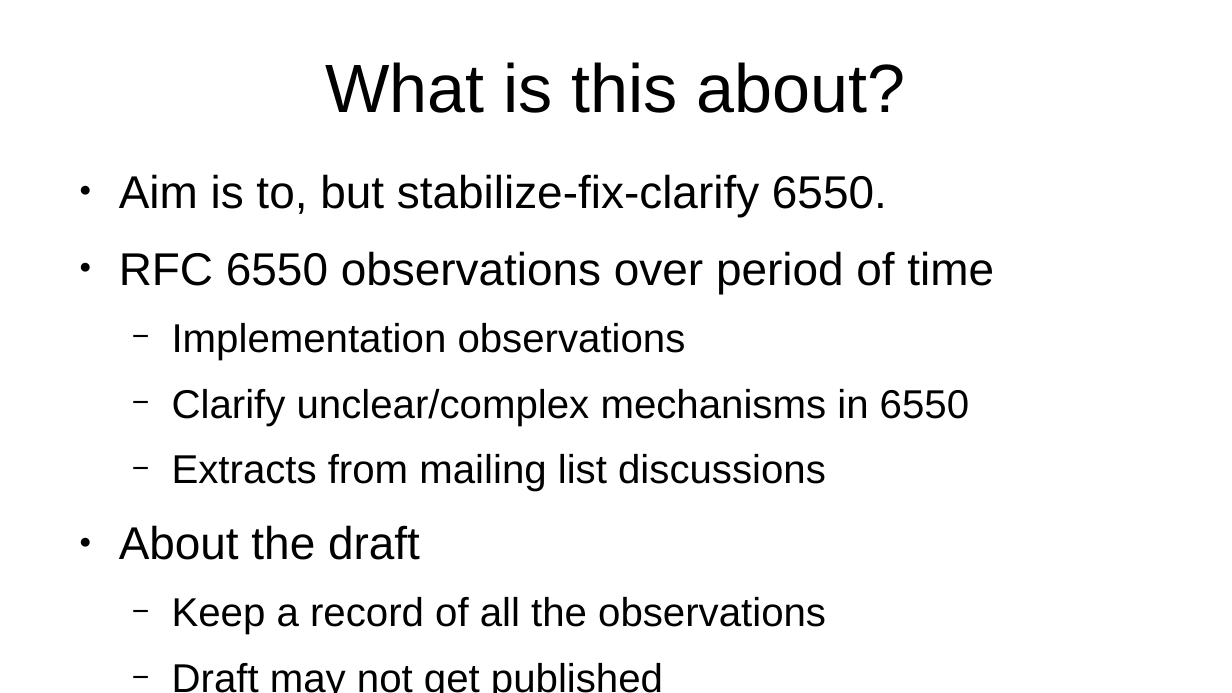
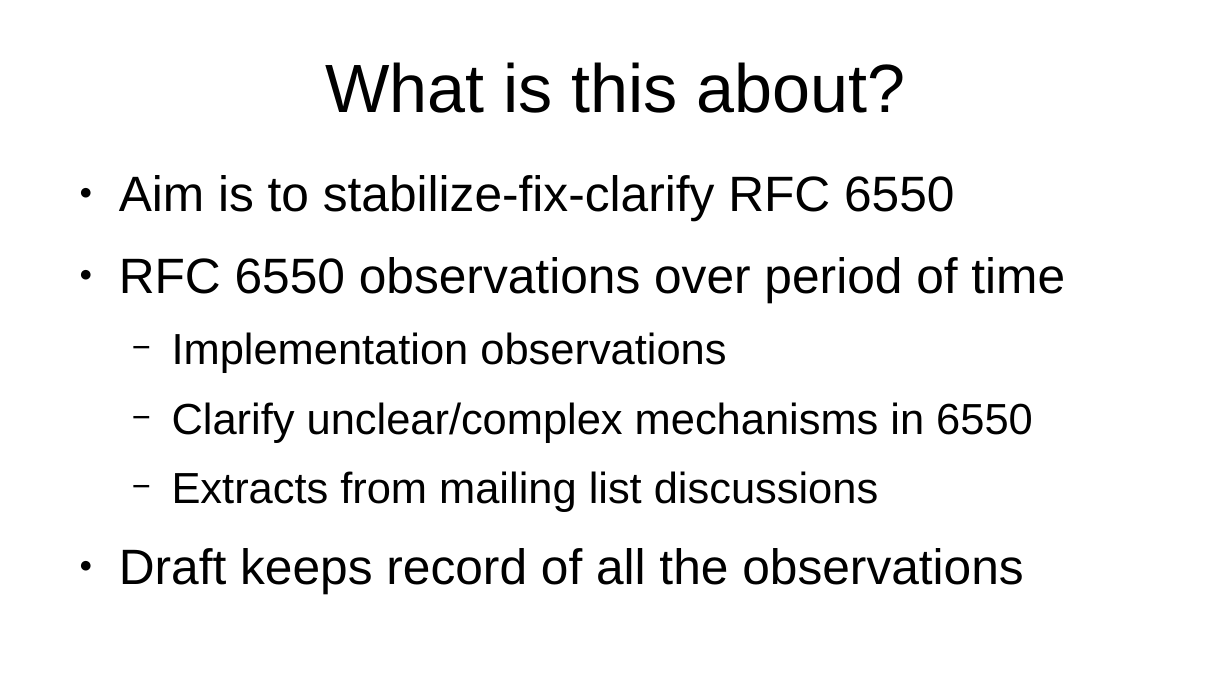
Before and after one commit to roll-wg/rpl-observations, a slide deck: slide 2 of docs/ietf106-rpl-observations.odp. Drawn at 1232x693 pixels with LibreOffice and Linux fonts; fonts in the diff are those of the drawing. Boxes give left, top, right and bottom in pixels: in the first picture for what was removed or moved away, otherwise in the second. Text is boxed around its words. In the diff, an @@ line names an element or a change of style, - is before the commit and + after.

```diff
--- a/docs/ietf106-rpl-observations.odp
+++ b/docs/ietf106-rpl-observations.odp
@@ text at box(119, 175, 954, 221): text changed; size 29.6 to 32 pt @@
-● Aim is to, but stabilize-fix-clarify 6550.
+● Aim is to stabilize-fix-clarify RFC 6550
@@ text at box(119, 257, 1065, 512): size 29.6 to 32 pt in "RFC 6550 observations over period of time"; size 25.9 to 28 pt in "Implementation observations", "Clarify unclear/complex mechanisms in 6550", "Extracts from mailing list discussions" @@
@@ text at box(119, 548, 1024, 593): text changed; size 25.9 to 32 pt @@
-● About the draft
-  − Keep a record of all the observations
-  − Draft may not get published
+● Draft keeps record of all the observations
```
Also in this commit, not shown: 3 other slides changed, 1 slide added, 1 other file.
